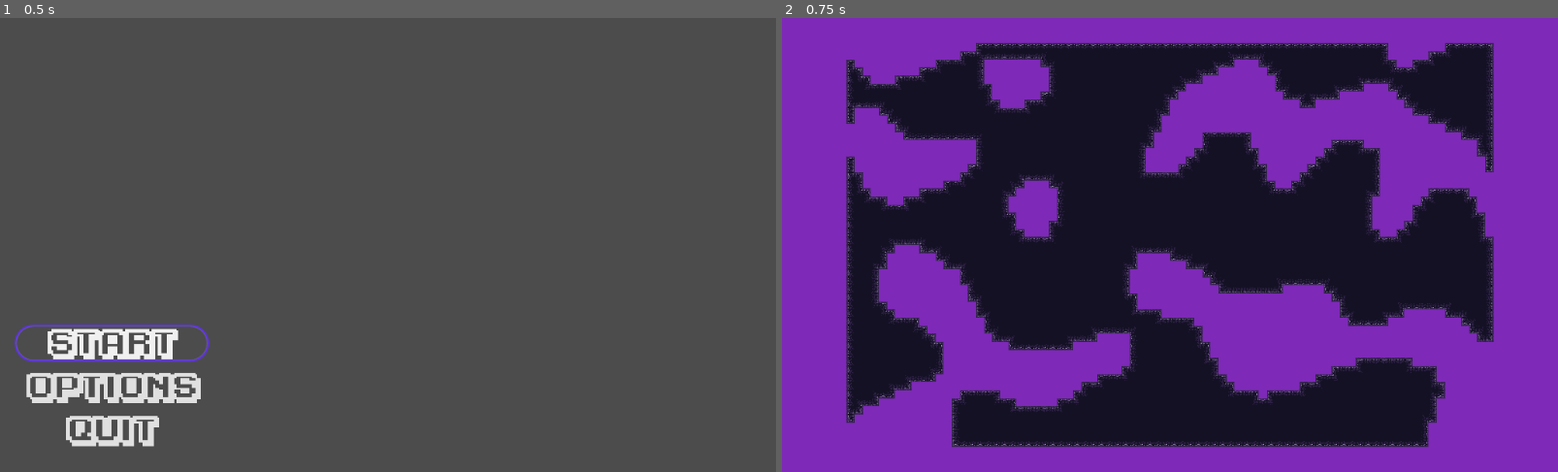
Above: before the commit, frames 1-2 (left to right).
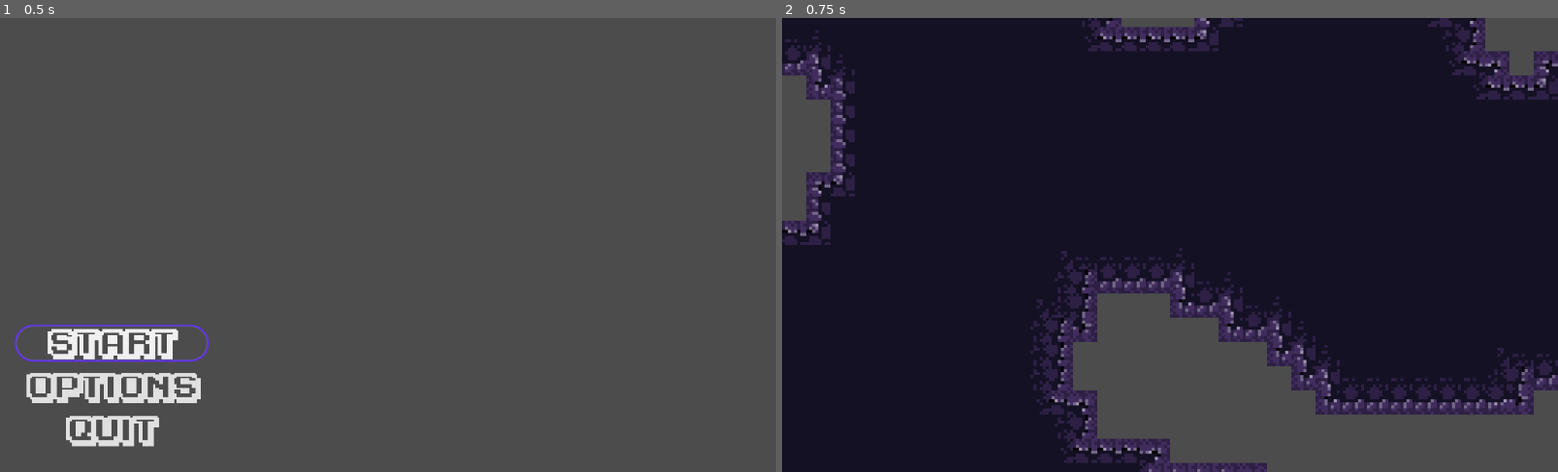
Above: after the commit, the same moments.

Repository: AuraDvin/MOAFB
Game: Godot game, scene res://Scripts/Menu/Menu.tscn
Two runs of this game, one before a commit and one after it. Both use one fixed random seed, a clock stepped at 60 frames per second and the inputs below. Before the commit the project has no main scene; this scene is started directly in both runs.
Inputs:
- Up to frame 1 (0.5 s): no input
- Up to frame 2 (0.75 s): click "START" at 0.5 s

Frame 1 is identical in both runs. In frame 2, 65% of the frame differs, in the area x 0-100%, y 0-100%.

Commit message:
Trying mobs spawn logic + code cleanup
(Uselesnik je oče postal v Stardew valley)

Diff:
--- /dev/null
+++ b/Assets/Scenes/cave.gd
@@ -0,0 +1,52 @@
+extends Node2D
+
+var rng = RandomNumberGenerator.new()
+var mob_scene = preload("res://Scripts/Enemy/enemy.tscn")
+var mobs_spawned = 0
+
+func _ready():
+	rng.randomize()
+	pass
+
+
+#func _event(event):
+#	if event is InputEventKey:
+#		if event.is_action_pressed("ui_left"):
+#			$Camera2D.x -= 10
+#		if event.is_action_pressed("ui_right"):
+#			$Camera2D.x += 10
+#		if event.is_action_pressed("ui_down"):
+#				$Camera2D.y += 10
+#		if event.is_action_pressed("ui_up"):
+#			$Camera2D.y -= 10
+
+func _on_caveGenerator_finished_generating():
+	var last_index = AutoLoad.get_last_spawnable_index()
+	var old_mob_count = -1
+
+	if last_index == null or last_index == NAN:
+		print("rip")
+		return
+
+	var last_spawn = [AutoLoad.spawnable_locations[0]]
+
+	for i in range(10):
+		rng.randomize()
+		var index = rng.randi_range(0, last_index)
+		var spawn_position = AutoLoad.spawnable_locations[index]
+		for j in last_spawn:
+			if j.x - spawn_position.x > 400:
+#				print("true")
+				mobs_spawned += 1
+				spawn_mob(spawn_position)
+				break
+		if abs(old_mob_count - mobs_spawned) <= 0:
+			i -= 1
+		else:
+			old_mob_count = mobs_spawned
+#	$Camera2D.set_global_position(spawn_position)
+
+func spawn_mob(location):
+	var mob = mob_scene.instance()
+	call_deferred("add_child", mob)
+	mob.set_global_position(location)
--- a/Assets/Scenes/cave.tscn
+++ b/Assets/Scenes/cave.tscn
@@ -1,32 +1,39 @@
-[gd_scene load_steps=3 format=2]
+[gd_scene load_steps=4 format=2]
 
 [ext_resource path="res://Assets/TileSet.tres" type="TileSet" id=1]
 [ext_resource path="res://Scripts/CaveGeneration/caveGenerator.tscn" type="PackedScene" id=2]
+[ext_resource path="res://Assets/Scenes/cave.gd" type="Script" id=3]
 
 [node name="cave" type="Node2D"]
+script = ExtResource( 3 )
 
 [node name="ColorRect" type="ColorRect" parent="."]
+visible = false
 anchor_left = 0.5
 anchor_top = 0.5
 anchor_right = 0.5
 anchor_bottom = 0.5
-margin_left = -960.0
-margin_top = -540.0
-margin_right = 960.0
-margin_bottom = 540.0
+margin_left = -2579.0
+margin_top = -1521.0
+margin_right = 2563.0
+margin_bottom = 1830.0
 color = Color( 0.494118, 0.160784, 0.721569, 1 )
 
 [node name="TempTileMap" type="TileMap" parent="."]
+scale = Vector2( 4, 4 )
 tile_set = ExtResource( 1 )
-cell_size = Vector2( 16, 16 )
-cell_quadrant_size = 8
+cell_size = Vector2( 8, 8 )
 show_collision = true
 format = 1
 tile_data = PoolIntArray( 1376456, 0, 196611 )
 
 [node name="caveGenerator" parent="TempTileMap" instance=ExtResource( 2 )]
 world_seed = "uhu aha"
+map_width = 400
+map_height = 200
 
 [node name="Camera2D" type="Camera2D" parent="."]
+z_index = 3
 current = true
-zoom = Vector2( 1.5, 1.5 )
+
+[connection signal="finished_generating" from="TempTileMap/caveGenerator" to="." method="_on_caveGenerator_finished_generating"]
--- a/Assets/Scenes/tempScene.tscn
+++ b/Assets/Scenes/tempScene.tscn
@@ -5,34 +5,9 @@
 [sub_resource type="GDScript" id=2]
 resource_name = "Test"
 script/source = "extends Node2D
-#
-#
-#onready var bullet = preload(\"res://Scripts/Bullet/Bullet.tscn\")
-#onready var player = get_node(\"Player\")
-#
-#const radius: float = 100.0
-#const delay: float = 2.0
 
 func _input(event) -> void:
 	pass
-#	if event is InputEventMouseButton:
-#		_shoot(event.position, event.get_button_index() == 1)
-
-#func _shoot(position:Vector2, spawn: bool) -> void:
-#	var mouse_pos = get_global_mouse_position()
-#	var player_pos = player.global_transform.origin
-#	var distance = player_pos.distance_to(mouse_pos)
-#	var mouse_dir = (mouse_pos-player_pos).normalized()
-#	if distance > radius:
-#		mouse_pos = player_pos + (mouse_dir * radius)
-#	if (spawn && player.canShoot):
-#		player.canShoot = false
-#		player.get_node(\"shootDelay\").start(0)
-#		var bulletObject = bullet.instance()
-#		bulletObject.init(player_pos)
-#		add_child(bulletObject)
-#		bulletObject.global_transform.origin = mouse_pos
-#
 "
 
 [sub_resource type="RectangleShape2D" id=1]
--- /dev/null
+++ b/Scripts/AutoLoad/AutoLoad.gd
@@ -0,0 +1,29 @@
+extends Node
+
+var test = 0
+#var rng = RandomNumberGenerator.new()
+var spawnable_locations = []
+
+func _ready():
+	pass # Replace with function body.
+
+func increase_test(amount = 1):
+	test += amount
+	print(test)
+
+func add_spawnable(location: Vector2):
+	var above = Vector2(location.x, location.y - 1)
+	var below = Vector2(location.x, location.y + 1)
+
+	if spawnable_locations.has(above): # nad njim
+		spawnable_locations.erase(above)
+		spawnable_locations.append(location)
+	elif not spawnable_locations.has(below): # pod njim
+		spawnable_locations.append(location)
+
+func show_spawnable():
+	for i in spawnable_locations:
+		print(i)
+
+func get_last_spawnable_index():
+	return spawnable_locations.size() - 1
--- /dev/null
+++ b/Scripts/AutoLoad/AutoLoad.tscn
@@ -0,0 +1,6 @@
+[gd_scene load_steps=2 format=2]
+
+[ext_resource path="res://Scripts/AutoLoad/AutoLoad.gd" type="Script" id=1]
+
+[node name="Node" type="Node"]
+script = ExtResource( 1 )
--- a/Scripts/Bullet/Bullet.gd
+++ b/Scripts/Bullet/Bullet.gd
@@ -1,5 +1,4 @@
 extends RigidBody2D
-
 
 const radius: float = 100.00
 const delay: float = 2.00
@@ -7,44 +6,16 @@
 var m_direction = Vector2(0, 0)
 var player_position: Vector2
 var player_object
-# var bullet
-
-
-# func _input(event) -> void:
-# 	if !(event is InputEventMouseButton):
-# 		return
-# 	var mouse_pos = get_global_mouse_position()
-# #	var player_pos = player.global_transform.origin
-# 	var distance = player_position.distance_to(mouse_pos)
-# 	var mouse_dir = (mouse_pos - player_position).normalized()
-# 	var scene_root = get_tree().get_root()
-# 	if distance > radius:
-# 		mouse_pos = player_position + (mouse_dir * radius)
-# 	if (player_object.canShoot):
-# 		player_object.canShoot = false
-# 		player_object.get_node("shootDelay").start(0)
-
-
-#		player.get_node(\"shootDelay\").start(0)
-#		var bulletObject = self.instance()
-#		bulletObject.init(player_position)
-#		add_child(bulletObject)
-#		bulletObject.global_transform.origin = mouse_pos
 
 func _ready() -> void:
 	pass
-#	player_object = get_parent()
-#	print(player_object)
-#	player_position = player_object.global_position
 
 func _process(delta) -> void:
 	var direction = (self.get_global_position() - m_direction) * 100
-#	var direction = (self.get_global_position() - player_position) * 100
 	self.add_central_force(direction * delta)
 
 func _on_Timer_timeout() -> void:
 	queue_free()
 
-
 func init(direction: Vector2) -> void:
 	m_direction = direction
--- a/Scripts/CaveGeneration/caveGenerator.gd
+++ b/Scripts/CaveGeneration/caveGenerator.gd
@@ -1,9 +1,10 @@
 extends Node
 
+signal finished_generating
+
+export(String) var world_seed = "some seed idk"
 export(int) var map_width = 80
 export(int) var map_height = 50
-
-export(String) var world_seed = "some seed idk"
 export(int) var noise_octaves = 1
 export(int) var noise_period = 10
 export(float) var noise_persistence = 0.7
@@ -22,11 +23,12 @@
 	rng.randomize()
 	world_seed = String(rng.randi_range(rndmMin, rndmMax))
 	tile_map = get_parent() as TileMap
-	if (tile_map != null):
-		clear()
-		generate()
-	else:
+	if tile_map == null:
 		print("rip tilemap")
+		return
+	clear()
+	generate()
+
 
 
 func _redraw(_value = null)->void:
@@ -49,13 +51,13 @@
 		for y in range(-map_height/2, map_height/2):
 			if simplex_noise.get_noise_2d(x, y) < noise_treshold:
 				_set_autotile(x, y)
-
+			else:
+				AutoLoad.add_spawnable(Vector2(x, y))
 	tile_map.update_dirty_quadrants()
+	emit_signal("finished_generating")
 
 func _set_autotile(x: int, y:int)->void:
-	tile_map.set_cell(
-		x,
-		y,
+	tile_map.set_cell(x, y,
 		tile_map.get_tileset().get_tiles_ids()[0],
 		false,
 		false,
--- a/Scripts/Enemy/enemy.gd
+++ b/Scripts/Enemy/enemy.gd
@@ -11,6 +11,7 @@
 var is_moving_left = true
 var location_check = 0
 var should_move = true
+var time_when_stopped = 0
 
 onready var level_name = get_tree().get_current_scene().get_name()
 onready var player = get_tree().get_root().get_node_or_null("./" + level_name + "/Player")
@@ -18,21 +19,25 @@
 
 func _ready():
 #	$Sprite.play("default")
+	print("moment")
 	$AnimatedSprite.play("default")
 
 func _process(delta):
+	var now = Time.get_ticks_msec()
+
 	find_player(delta)     # sets is_going_left first
 
 	if not should_move:
 		$AnimatedSprite.play("default")
 #		print("cant move lol ", Time.get_ticks_msec())
 		return
+	if now - time_when_stopped < 42:
+		return
 	detect_ledge(delta)    # overwrites is_going_left if necessary
 	move_enemy(delta)      # uhu
 
 
 func move_enemy(_delta):
-	$AnimatedSprite.play("walk")
 
 	motion.x += -ACCEL if is_moving_left else ACCEL
 
@@ -45,6 +50,7 @@
 		motion.y = MAXFALLSPD
 
 	motion = move_and_slide(motion, UP, true)
+	$AnimatedSprite.play("walk")
 
 func find_player(_delta):
 	if player == null: # If there is no player in the scene dont do anything
@@ -65,10 +71,11 @@
 func detect_ledge(_delta):
 
 	if not $edge.is_colliding() and is_on_floor():
-		scale.x = -scale.x
+#		scale.x = -scale.x
 		print("started timer")
-		stop_timer.start()
-		should_move = false
+		if stop_timer.time_left == 0:
+			stop_timer.start()
+			should_move = false
 
 func hit():
 	print("Imagine I hit something")
@@ -83,8 +90,9 @@
 #	print("Body entered", body)
 
 func _on_stopMoving_timeout():
-#	scale.x = -scale.x
+	scale.x = -scale.x
 	is_moving_left = !is_moving_left
+	motion.x *= 0.4
 	should_move = true
-	motion.x *= 0.4
+	time_when_stopped = Time.get_ticks_msec()
 #	print("About to fall off")
--- a/Scripts/Enemy/enemy.tscn
+++ b/Scripts/Enemy/enemy.tscn
@@ -127,10 +127,10 @@
 script = ExtResource( 1 )
 
 [node name="Camera2D" type="Camera2D" parent="."]
-visible = false
 position = Vector2( -206, -195 )
 offset = Vector2( 200.409, 186.569 )
-zoom = Vector2( 1.943, 1.991 )
+current = true
+zoom = Vector2( 0.637, 0.748 )
 
 [node name="Shape" type="Polygon2D" parent="."]
 visible = false
--- a/project.godot
+++ b/project.godot
@@ -11,7 +11,12 @@
 [application]
 
 config/name="M.O.A.F.B"
+run/main_scene="res://Scripts/Menu/Menu.tscn"
 config/icon="res://icon.png"
+
+[autoload]
+
+AutoLoad="*res://Scripts/AutoLoad/AutoLoad.gd"
 
 [gui]
 
